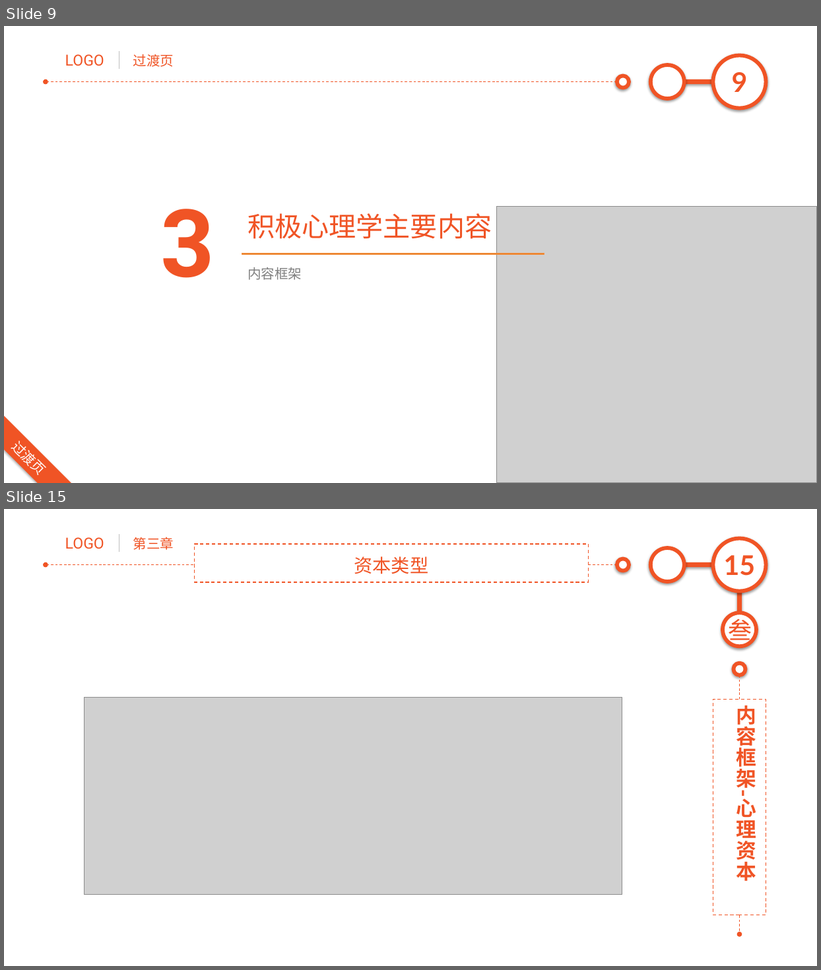
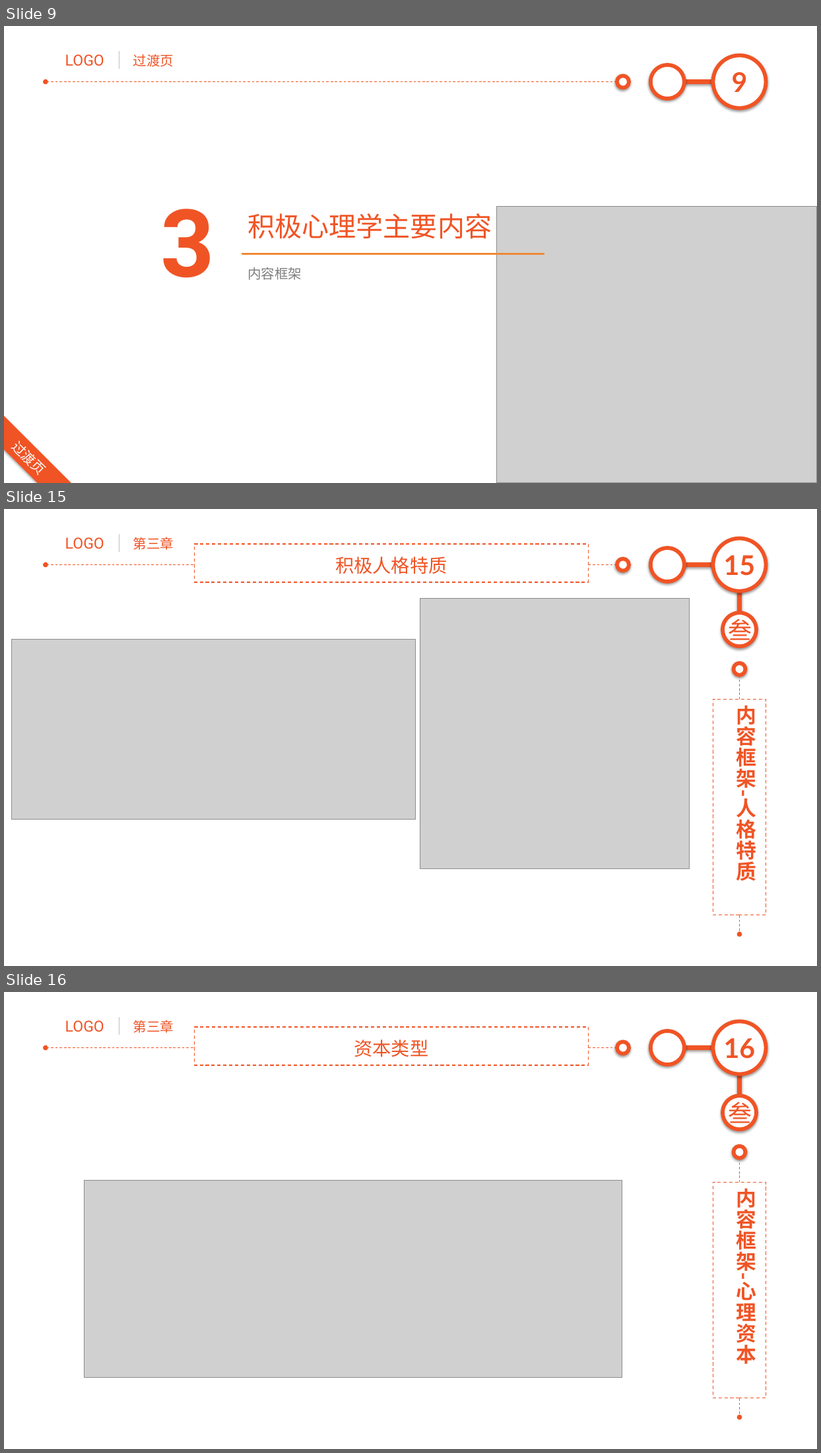
Before and after one commit to junstudys/positive-psychology, a slide deck: 积极心理学探索.pptx. Shown one above the other, each under a label of ours: slides 9 and 15 before the commit, slides 9, 15 and 16 after it; the slides between them are not shown. The pictures are 821x970 and 821x1453 pixels, drawn with LibreOffice and Linux fonts; fonts in the diff are those of the drawing; grey boxes stand for pictures. Boxes give left, top, right and bottom in pixels: in the first picture for what was removed or moved away, otherwise in the second. Text is boxed around its words. In the diff, an @@ line names an element or a change of style, - is before the commit and + after.

```diff
--- a/积极心理学探索.pptx
+++ b/积极心理学探索.pptx
@@ slide 15 added at (x1=4, y1=509, x2=817, y2=966), background #FFFFFF; not listed: 14 template elements that a slide beside it also shows @@
@@ text added at (x1=335, y1=557, x2=447, y2=574), 22 pt, text #F05425 @@
+积极人格特质
@@ picture added at (x1=420, y1=599, x2=689, y2=869) @@
@@ picture added at (x1=12, y1=640, x2=415, y2=819) @@
@@ text added at (x1=737, y1=705, x2=757, y2=881), 24 pt, text #F05425, bold @@
+内容框架-人格特质
@@ what was slide 15 is now slide 16 @@
@@ page number at (x1=724, y1=1038, x2=756, y2=1059): text changed @@
-15
+16
```
Also in this commit, not shown: 9 slides changed, 2 other slides added, 5 slides removed, 8 other files.
